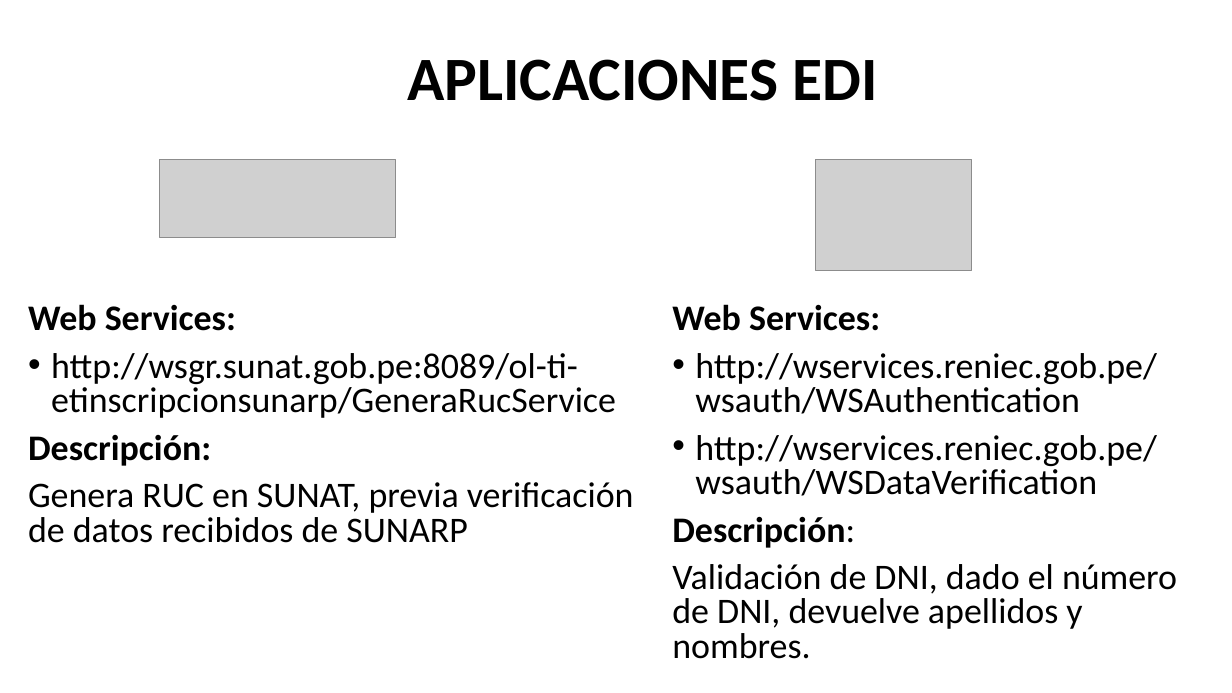
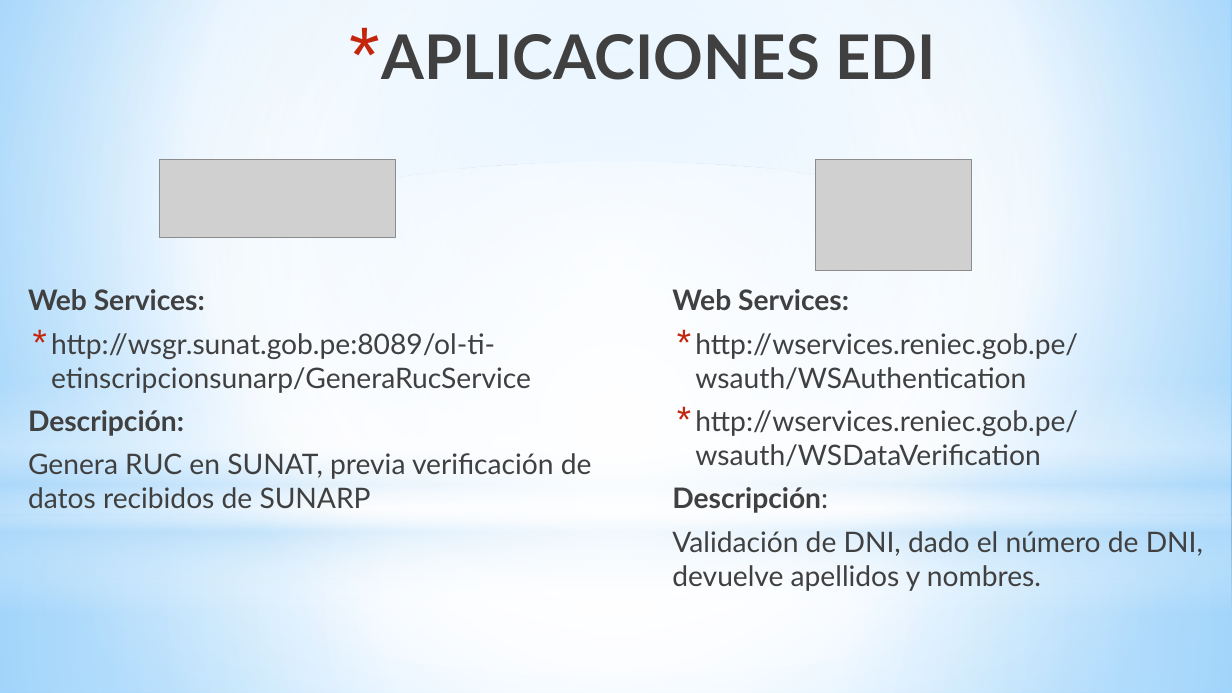
Before and after one commit to Mijaco/personal-files, a slide deck: slide 4 of INTERCAMBIO ELECTRONICO DE DATOS.pptx. Drawn at 1232x693 pixels with LibreOffice and Linux fonts; fonts in the diff are those of the drawing; grey boxes stand for pictures. Boxes give left, top, right and bottom in pixels: in the first picture for what was removed or moved away, otherwise in the second. Text is boxed around its words. In the diff, an @@ line names an element or a change of style, - is before the commit and + after.

```diff
--- a/INTERCAMBIO ELECTRONICO DE DATOS.pptx
+++ b/INTERCAMBIO ELECTRONICO DE DATOS.pptx
@@ background #FFFFFF to gradient #9ED5FF to #FFFFFF to #5BB9FF @@
@@ rectangle added at [0, 0, 1232, 516], fill gradient #FFFFFF to #B4DCFA @@
@@ title "APLICACIONES EDI" at [382, 34, 935, 80]: font Calibri to Lato, text colour #000000 to gradient #000000 to #404040 to #212745; bullet none to *; line spacing 0.9 to 1; vertical alignment middle to top @@
@@ text "Web Services:" at [28, 289, 592, 508]: size 28 to 22 pt, font Calibri to Lato, text colour #000000 to #404040; line spacing 0.8 to 1; less space between paragraphs; bullet • to * @@
@@ text "Web Services:" at [672, 289, 1203, 591]: size 28 to 22 pt, font Calibri to Lato, text colour #000000 to #404040; line spacing 0.8 to 1; less space between paragraphs; bullet • to * @@
@@ ellipse added at [0, 162, 1232, 677], fill gradient #FFFFFF @@
@@ rectangle added at [0, 381, 1232, 612], fill gradient #FFFFFF to #B4DCFA @@
@@ rectangle added at [0, 516, 1232, 693], fill gradient #FFFFFF to #B4DCFA @@
```
Also in this commit, not shown: 7 other slides changed, 3 slides added, 3 slides removed.
